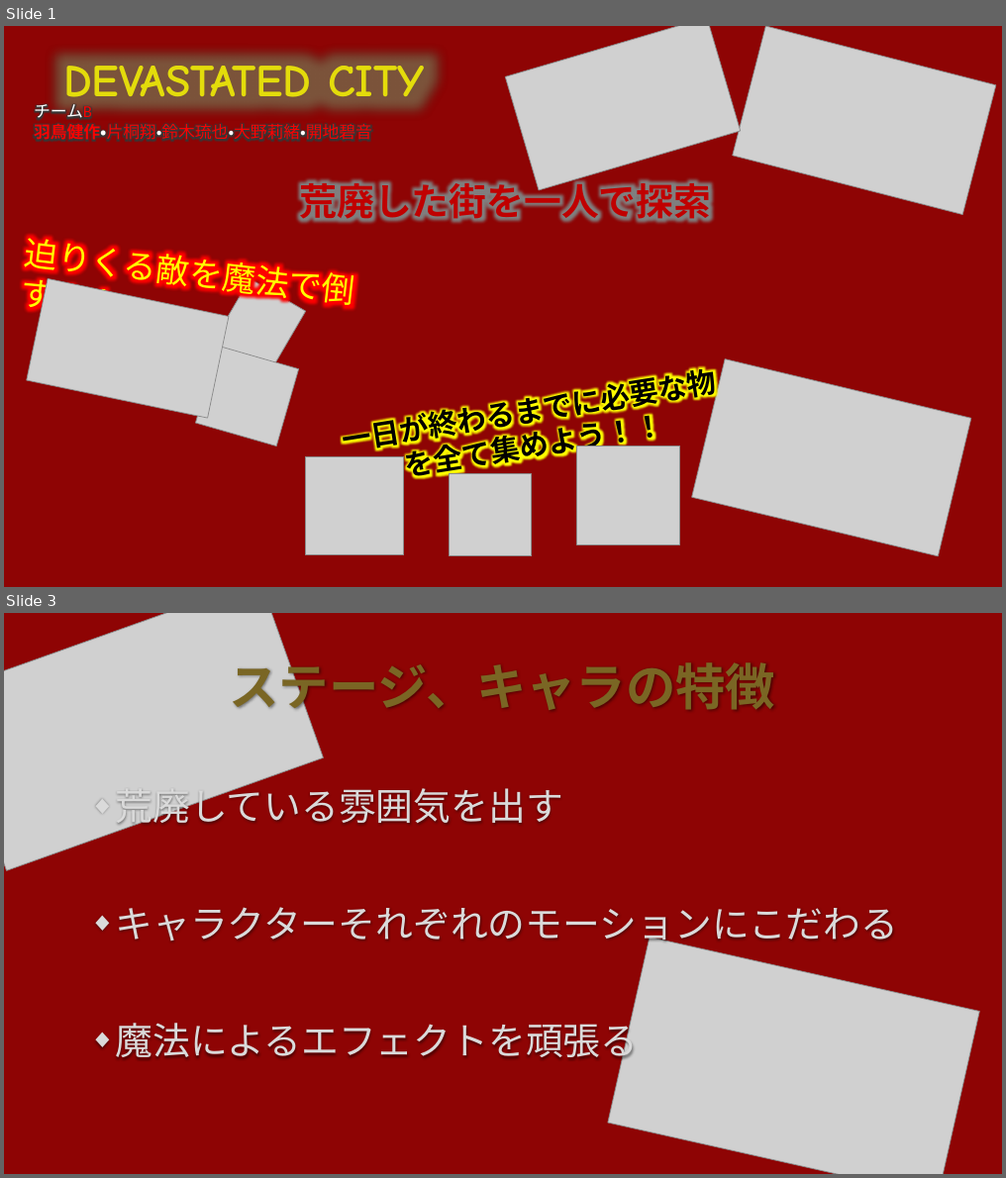
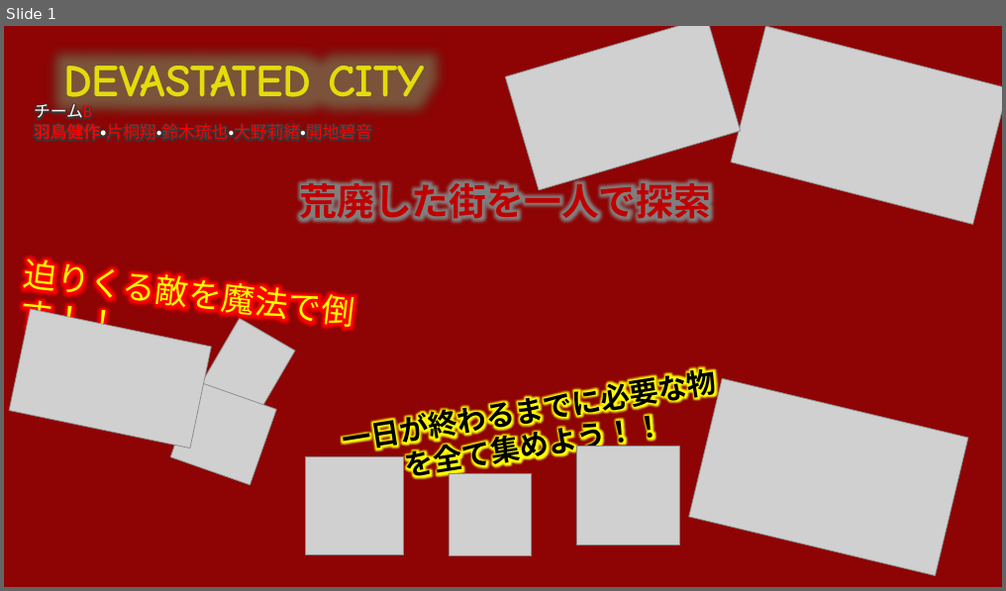
Before and after one commit to Kensaku-Hatori/TeamB, a slide deck: 3D_Game/企画書.pptx. Shown one above the other, each under a label of ours: slides 1 and 3 before the commit, slide 1 after it; the slides between them are not shown. The pictures are 1006x1178 and 1006x591 pixels, drawn with LibreOffice and Linux fonts; fonts in the diff are those of the drawing; grey boxes stand for pictures; background and template pictures are left out. Boxes give left, top, right and bottom in pixels: in the first picture for what was removed or moved away, otherwise in the second. Text is boxed around its words. In the diff, an @@ line names an element or a change of style, - is before the commit and + after.

```diff
--- a/3D_Game/企画書.pptx
+++ b/3D_Game/企画書.pptx
@@ slide 3 removed at [4,613,1002,1174], background picture (left out) @@
@@ picture removed at [4,613,323,871] @@
@@ title removed at [230,655,776,718] @@
-ステージ、キャラの特徴
@@ text removed at [115,782,898,1065] @@
-◆ 荒廃している雰囲気を出す
-◆ キャラクターそれぞれのモーションにこだわる
-◆ 魔法によるエフェクトを頑張る
@@ picture removed at [608,938,980,1174] @@
@@ slide 1 changed as well @@
@@ picture: place and size @@
-picture at [733,26,997,215]
+picture at [731,26,1002,225]
@@ text "迫りくる敵を魔法で倒す！！": place and size @@
-text "迫りくる敵を魔法で倒す！！" at [19,233,353,318]
+text "迫りくる敵を魔法で倒す！！" at [18,254,352,339]
@@ picture: place and size @@
-picture at [27,279,229,419]
+picture at [9,309,211,449]
@@ picture: place and size @@
-picture at [207,279,306,386]
+picture at [196,318,295,425]
@@ picture: place and size @@
-picture at [692,360,971,557]
+picture at [689,378,968,576]
@@ picture at [170,382,276,485]: rotation 16 to 19 degrees @@
```
Also in this commit, not shown: 2 other slides removed, 23 other files.
